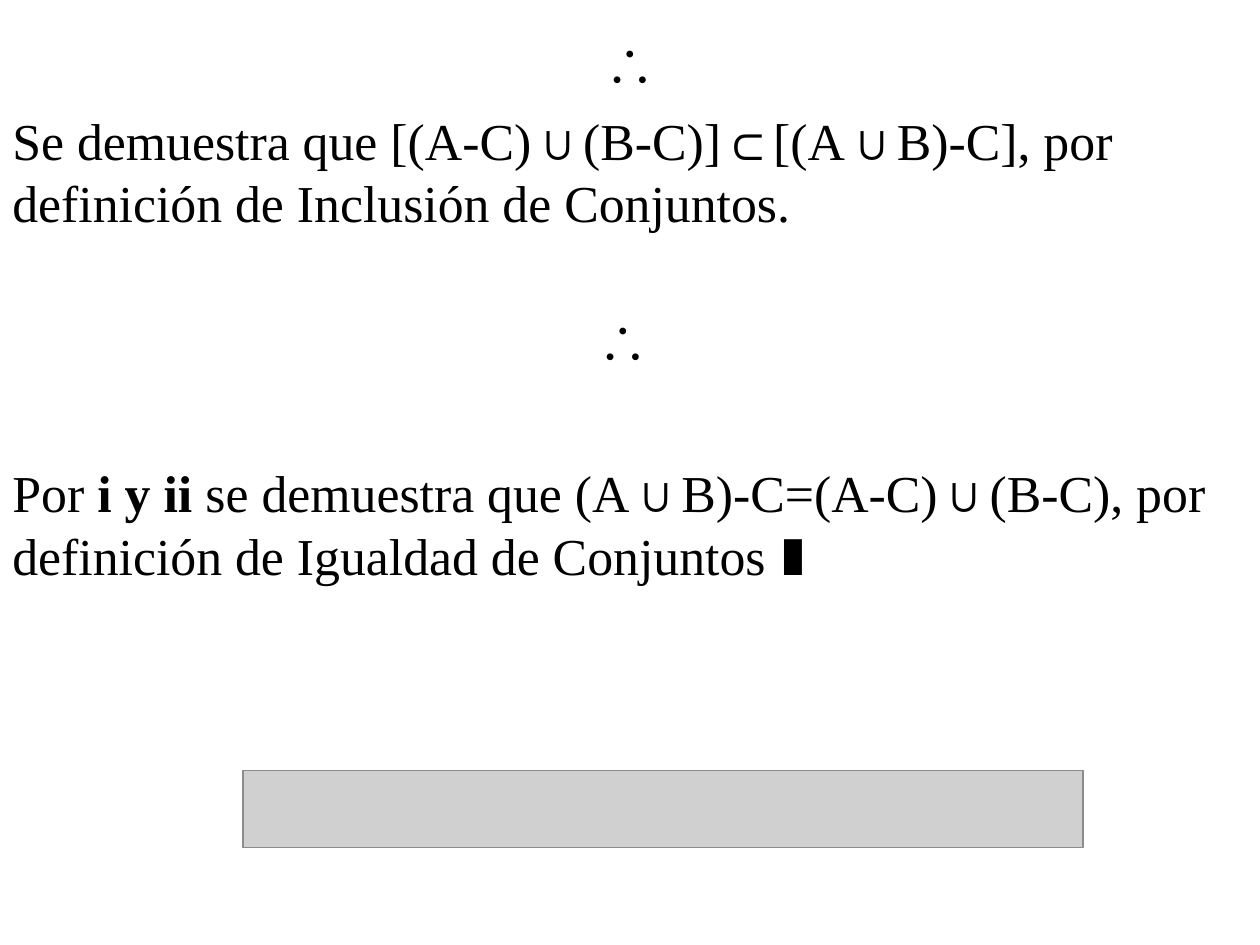
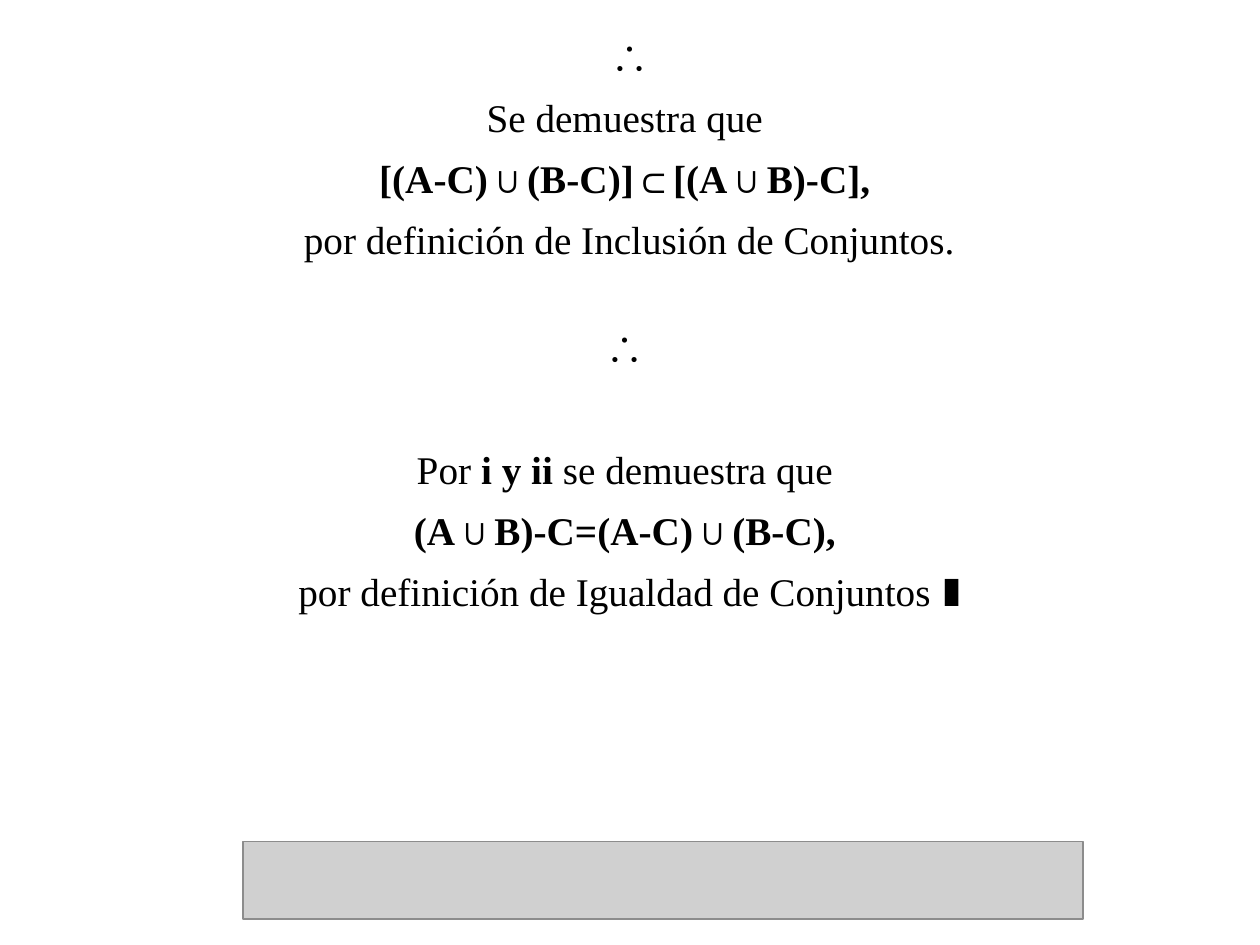
Before and after one commit to jc-gi/tc, a slide deck: slide 40 of slides/Def_Teo_Demostracion.ppt (slide 38 before the commit). Drawn at 1260x945 pixels with LibreOffice and Linux fonts; fonts in the diff are those of the drawing; grey boxes stand for pictures. Boxes give left, top, right and bottom in pixels: in the first picture for what was removed or moved away, otherwise in the second. Text is boxed around its words. In the diff, an @@ line names an element or a change of style, - is before the commit and + after.

```diff
--- a/slides/Def_Teo_Demostracion.ppt
+++ b/slides/Def_Teo_Demostracion.ppt
@@ text "∴" at (x1=304, y1=104, x2=955, y2=614): size 29.6 to 22.4 pt in "∴", "∴" @@
@@ text at (x1=304, y1=104, x2=955, y2=262): text changed; size 29.6 to 22.4 pt @@
-Se demuestra que [(A-C)∪(B-C)]⊂[(A∪B)-C], por definición de Inclusión de Conjuntos.
+Se demuestra que
+[(A-C)∪(B-C)]⊂[(A∪B)-C],
+por definición de Inclusión de Conjuntos.
@@ text at (x1=360, y1=456, x2=930, y2=614): text changed; size 29.6 to 22.4 pt @@
-Por i y ii se demuestra que (A∪B)-C=(A-C)∪(B-C), por definición de Igualdad de Conjuntos ∎
+Por i y ii se demuestra que
+(A∪B)-C=(A-C)∪(B-C),
+por definición de Igualdad de Conjuntos ∎
@@ picture moved from (x1=243, y1=770, x2=1084, y2=847) to (x1=243, y1=842, x2=1084, y2=919) @@
```
Also in this commit, not shown: 55 other slides changed, 26 slides added, 1 slide removed, 2 other files.
